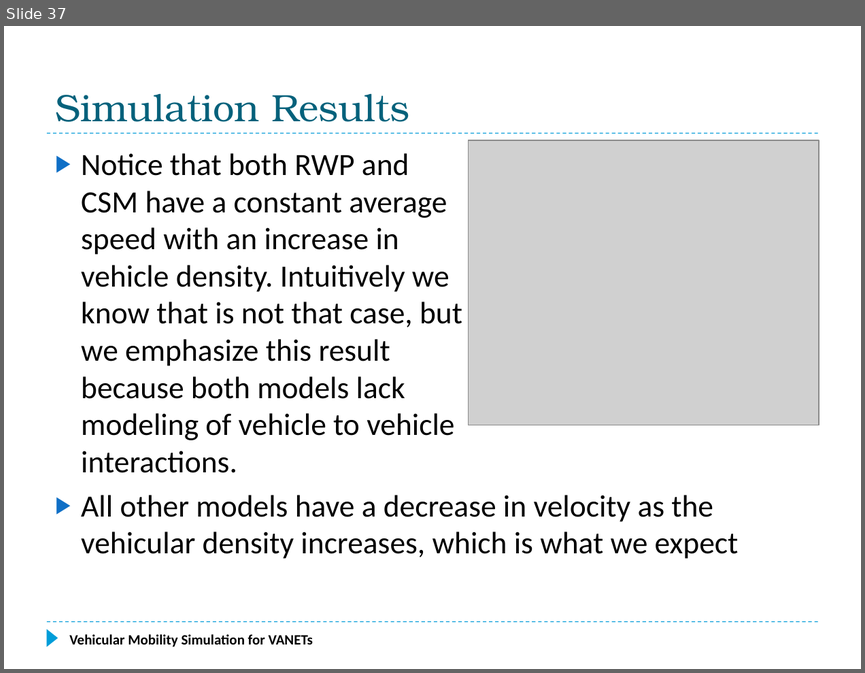
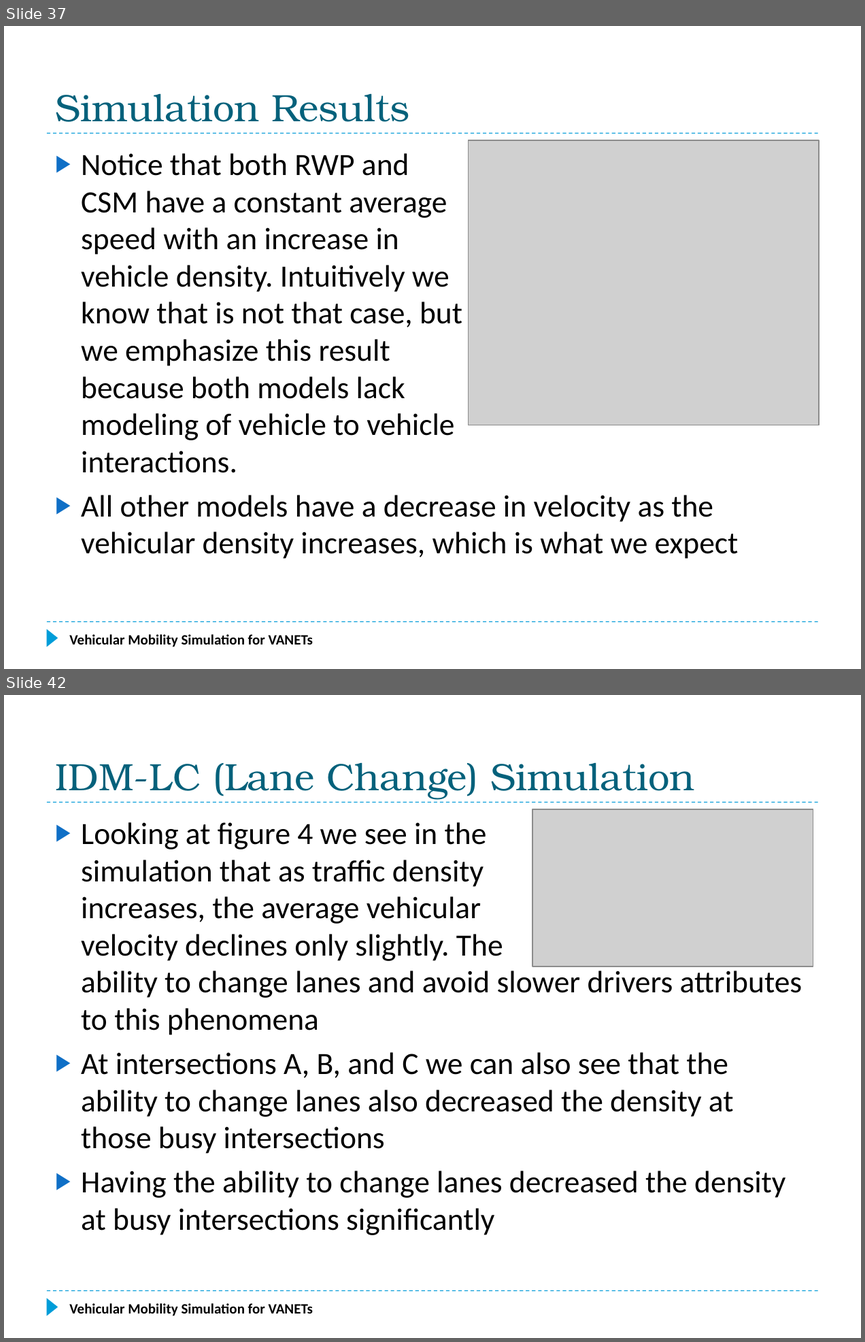
Before and after one commit to f33losopher/EEMaster_VANET, a slide deck: VANET_Felix.pptx. Shown one above the other, each under a label of ours: slide 37 before the commit, slides 37 and 42 after it; the slides between them are not shown. The pictures are 865x673 and 865x1342 pixels, drawn with LibreOffice and Linux fonts; fonts in the diff are those of the drawing; grey boxes stand for pictures. Boxes give left, top, right and bottom in pixels: in the first picture for what was removed or moved away, otherwise in the second. Text is boxed around its words. In the diff, an @@ line names an element or a change of style, - is before the commit and + after.

Commit message:
Finished the Simulation on PPT

```diff
--- a/VANET_Felix.pptx
+++ b/VANET_Felix.pptx
@@ slide 42 added at <box>4,695,861,1338</box>, background #FFFFFF; not listed: 3 template elements that a slide beside it also shows @@
@@ title added at <box>55,763,694,799</box>, 32 pt, text #04617B @@
+IDM-LC (Lane Change) Simulation
@@ picture added at <box>532,809,813,966</box> @@
@@ text added at <box>81,822,802,1235</box>, 26 pt, text #000000 @@
+▶ Looking at figure 4 we see in the
+  simulation that as traffic density
+  increases, the average vehicular
+  velocity declines only slightly. The
+  ability to change lanes and avoid slower drivers attributes to this phenomena
+▶ At intersections A, B, and C we can also see that the ability to change lanes also decreased the density at those busy intersections
+▶ Having the ability to change lanes decreased the density at busy intersections significantly
@@ text added at <box>69,1303,313,1316</box>, 12 pt, text #000000, bold @@
+Vehicular Mobility Simulation for VANETs
```
Also in this commit, not shown: 1 slide changed, 5 other slides added, 1 other file.
